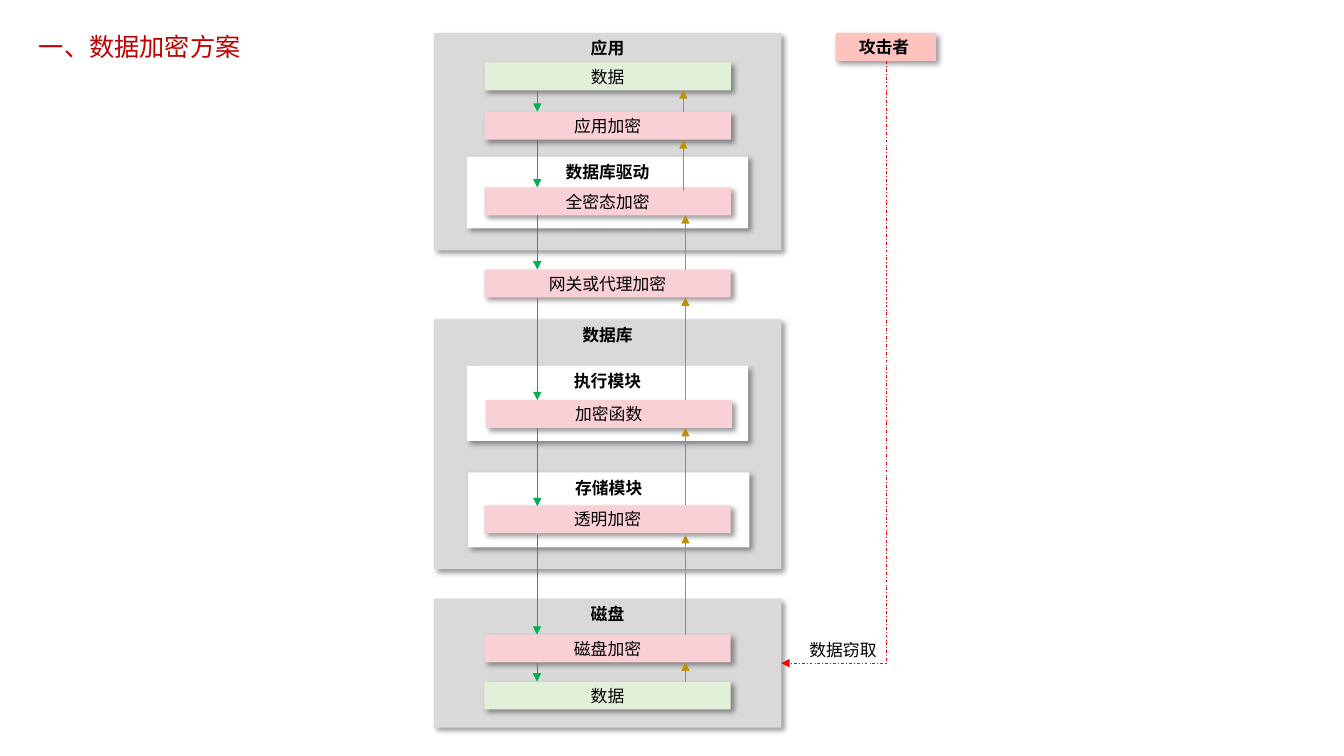
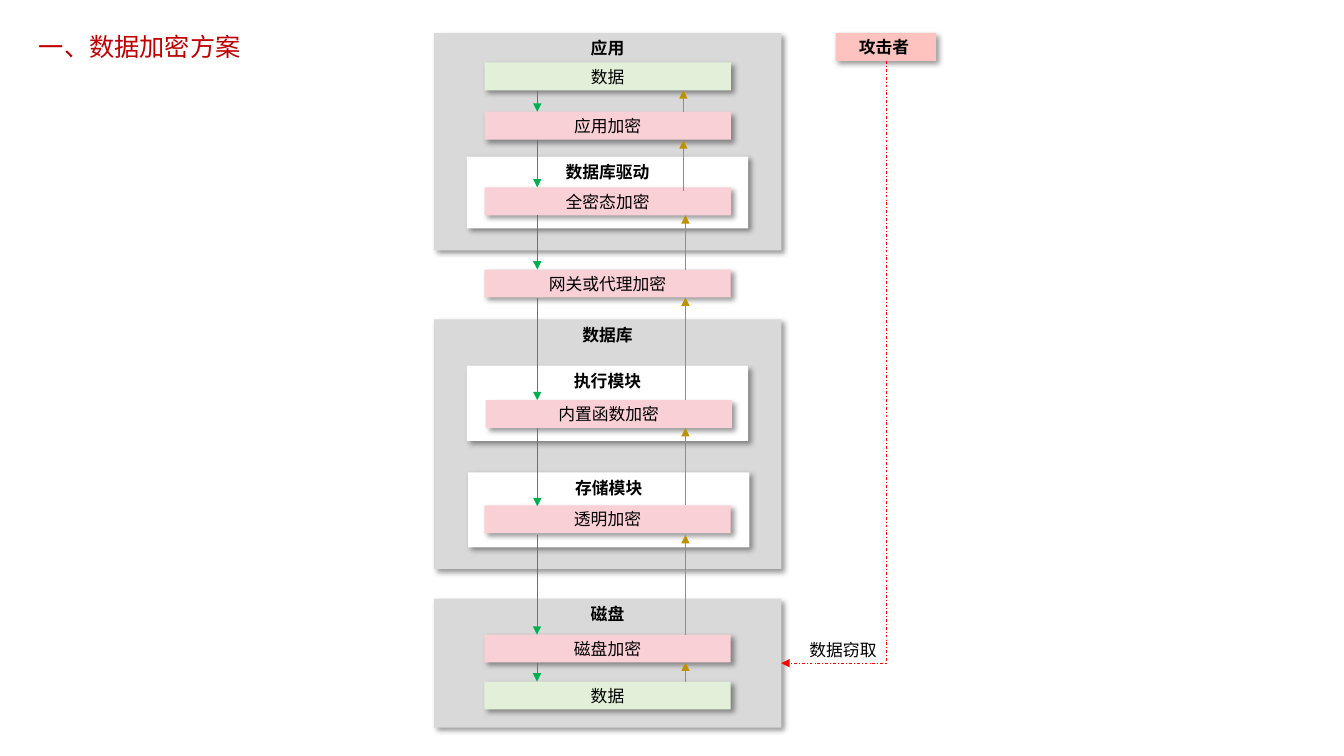
Before and after one commit to poorkk/lorand, a slide deck: slide 29 of source/doc/数据库安全.pptx (slide 27 before the commit). Drawn at 1344x756 pixels with LibreOffice and Linux fonts; fonts in the diff are those of the drawing. Boxes give left, top, right and bottom in pixels: in the first picture for what was removed or moved away, otherwise in the second. Text is boxed around its words. In the diff, an @@ line names an element or a change of style, - is before the commit and + after.

```diff
--- a/source/doc/数据库安全.pptx
+++ b/source/doc/数据库安全.pptx
@@ text in rectangle at [558,406,659,422]: text changed @@
-加密函数
+内置函数加密
```
Also in this commit, not shown: 1 other slide changed, 3 slides added, 6 other files.
